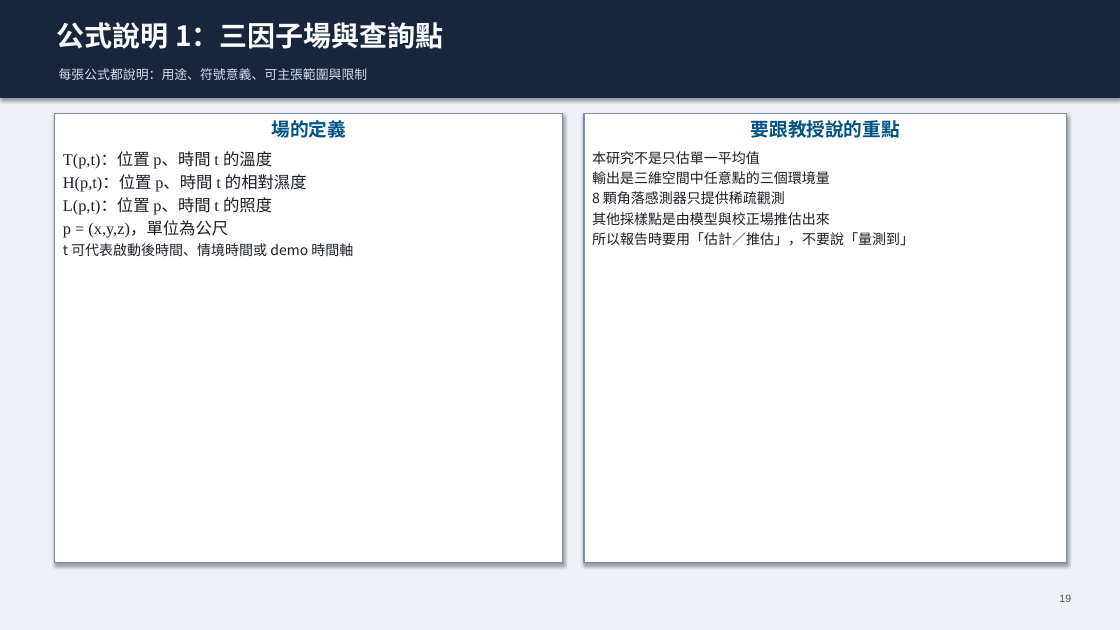
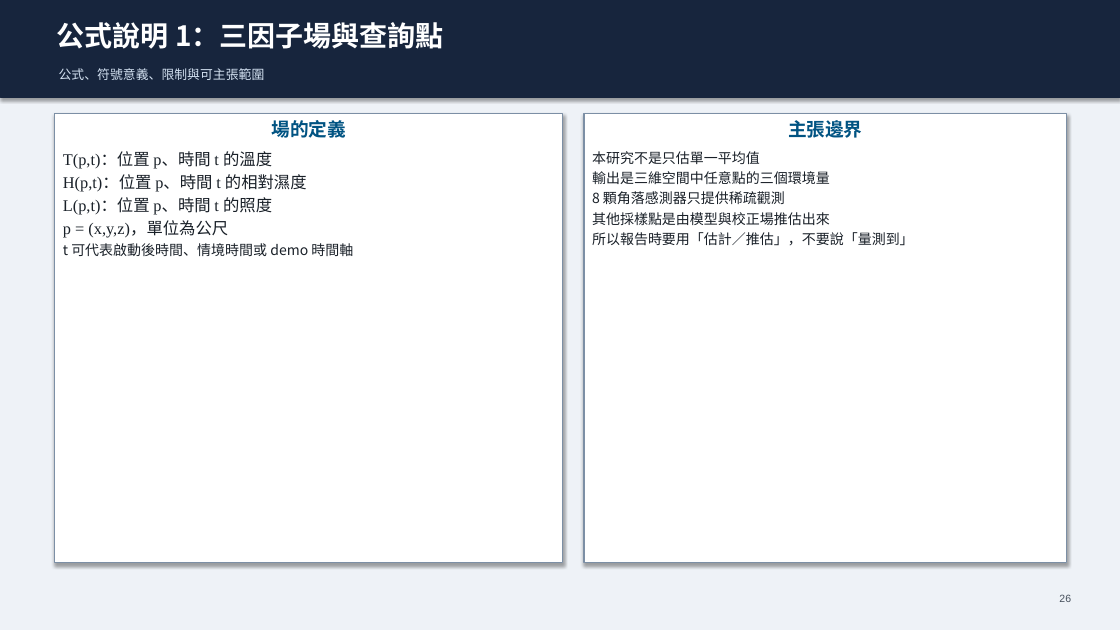
Before and after one commit to Yunitrish006006/A-Spatial-Digital-Twin-Prototype-for-Indoor-Spaces-with-Environmental-Factors, a slide deck: slide 26 of docs/papers/thesis/thesis_presentation_zh_30min.pptx (slide 19 before the commit). Drawn at 1120x630 pixels with LibreOffice and Linux fonts; fonts in the diff are those of the drawing. Boxes give left, top, right and bottom in pixels: in the first picture for what was removed or moved away, otherwise in the second. Text is boxed around its words. In the diff, an @@ line names an element or a change of style, - is before the commit and + after.

```diff
--- a/docs/papers/thesis/thesis_presentation_zh_30min.pptx
+++ b/docs/papers/thesis/thesis_presentation_zh_30min.pptx
@@ text "公式說明 1：三因子場與查詢點" at [57, 22, 444, 49]: font Noto Sans CJK SC to Noto Sans CJK TC @@
@@ text at [59, 68, 265, 80]: text changed; font Noto Sans CJK SC to Noto Sans CJK TC @@
-每張公式都說明：用途、符號意義、可主張範圍與限制
+公式、符號意義、限制與可主張範圍
@@ text in rectangle at [788, 120, 862, 138]: text changed; font Noto Sans CJK SC to Noto Sans CJK TC @@
-要跟教授說的重點
+主張邊界
@@ text in rectangle at [592, 151, 914, 246]: font Noto Sans CJK SC to Noto Sans CJK TC @@
@@ text at [1059, 594, 1071, 602]: text changed @@
-19
+26
```
Also in this commit, not shown: 45 other slides changed, 7 slides added, 7 other files.
